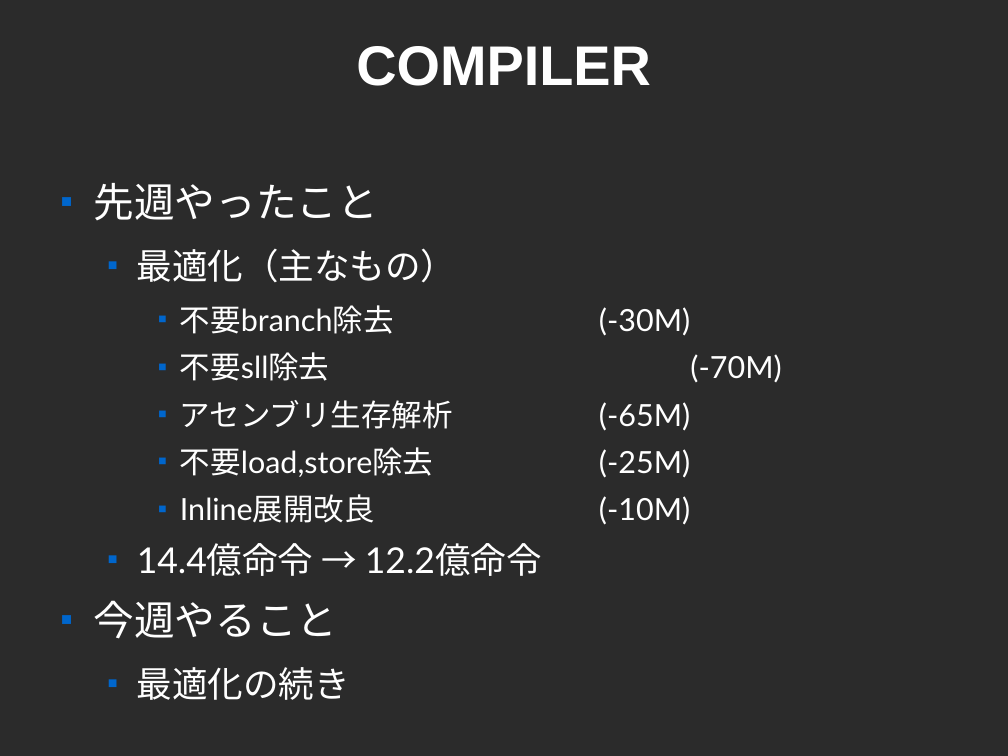
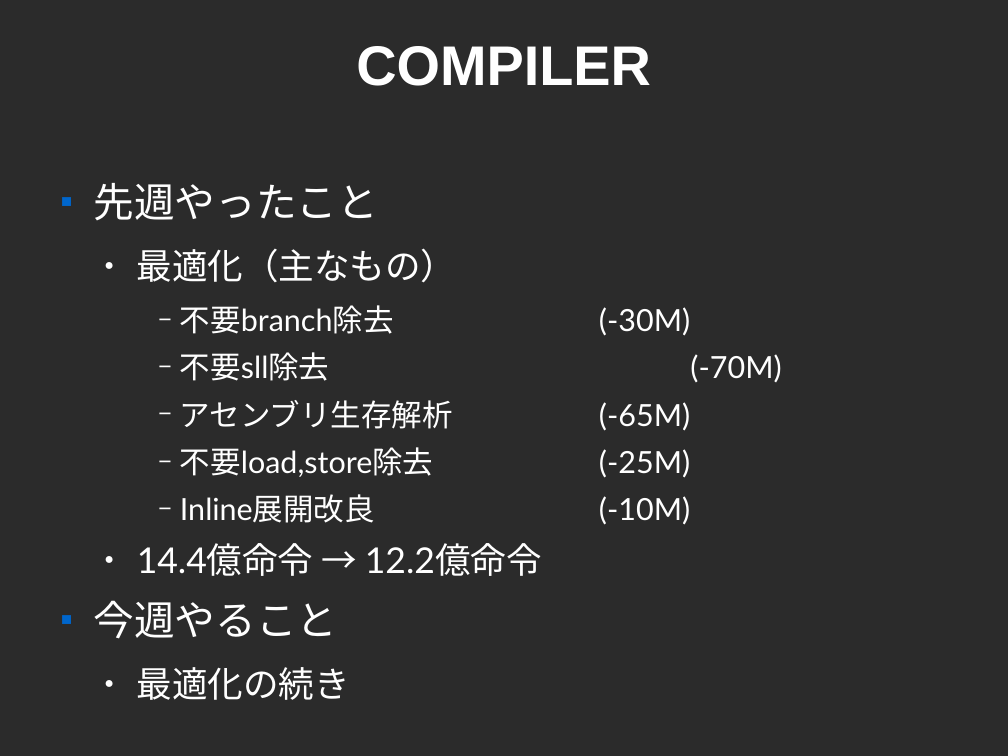
Before and after one commit to cpumul4/cpuex, a slide deck: slide 4 of prsn/1211/1211.odp. Drawn at 1008x756 pixels with LibreOffice and Linux fonts; fonts in the diff are those of the drawing; background and template pictures are left out; a plain dark background stands for a picture behind light text. Boxes give left, top, right and bottom in pixels: in the first picture for what was removed or moved away, otherwise in the second. Text is boxed around its words. In the diff, an @@ line names an element or a change of style, - is before the commit and + after.

```diff
--- a/prsn/1211/1211.odp
+++ b/prsn/1211/1211.odp
@@ text at [137, 248, 690, 700]: bullet ■ to ●; bullet colour #0066CC to #FFFFFF; bullet ■ to − @@
```
Also in this commit, not shown: 3 other slides changed.
